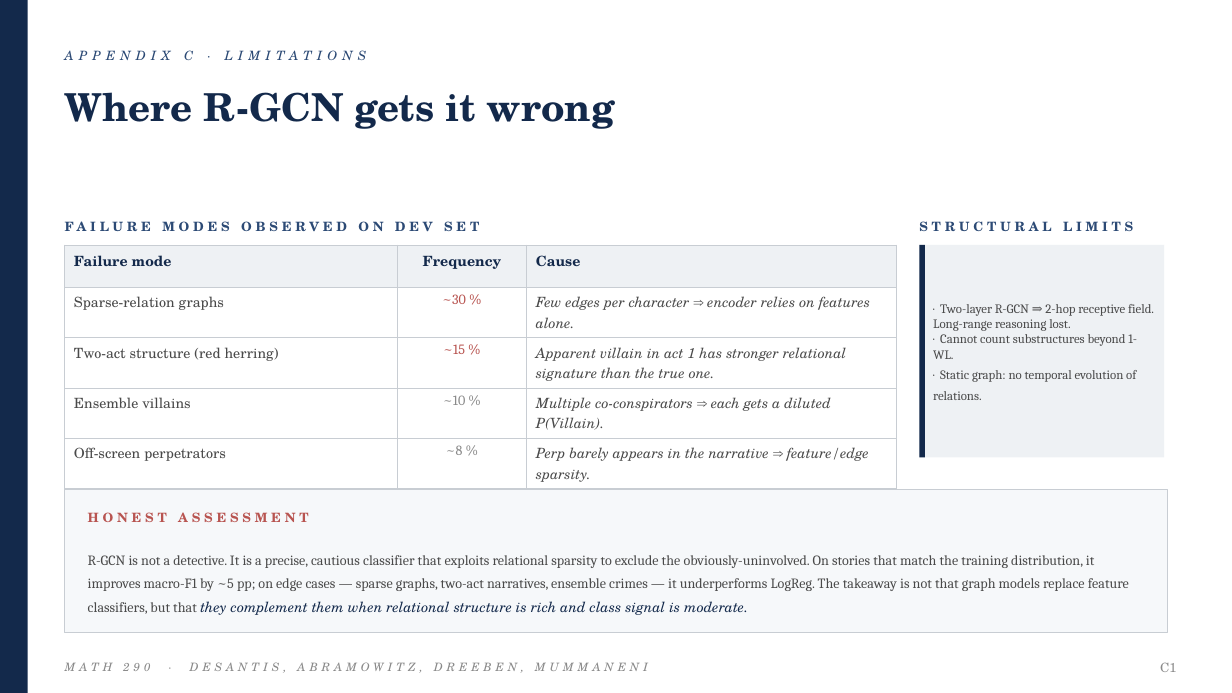
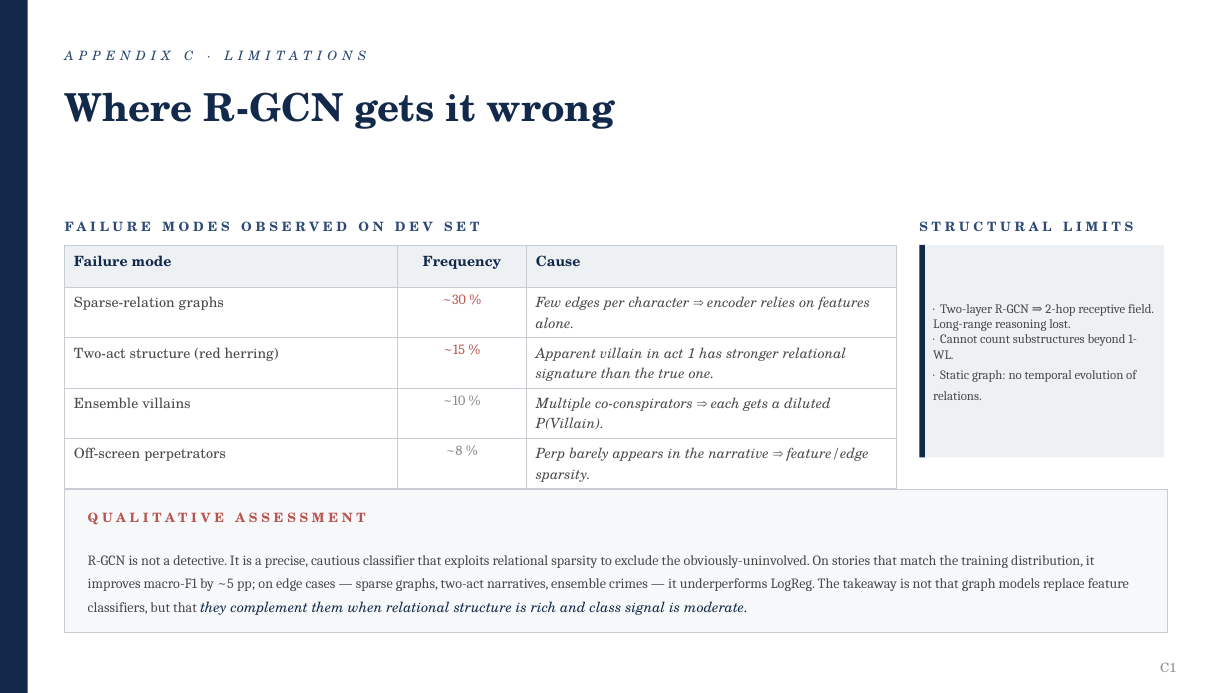
Before and after one commit to abmummaneni/290-Final-Project, a slide deck: slide 18 of RGCN_Academic_Presentation.pptx. Drawn at 1232x693 pixels with LibreOffice and Linux fonts; fonts in the diff are those of the drawing. Boxes give left, top, right and bottom in pixels: in the first picture for what was removed or moved away, otherwise in the second. Text is boxed around its words. In the diff, an @@ line names an element or a change of style, - is before the commit and + after.

```diff
--- a/RGCN_Academic_Presentation.pptx
+++ b/RGCN_Academic_Presentation.pptx
@@ text at <box>88,512,365,525</box>: text changed @@
-HONEST ASSESSMENT
+QUALITATIVE ASSESSMENT
@@ text removed at <box>65,662,648,673</box> @@
-MATH 290 · DESANTIS, ABRAMOWITZ, DREEBEN, MUMMANENI
```
Also in this commit, not shown: 15 other slides changed, 3 slides added, 3 slides removed, 1 other file.
